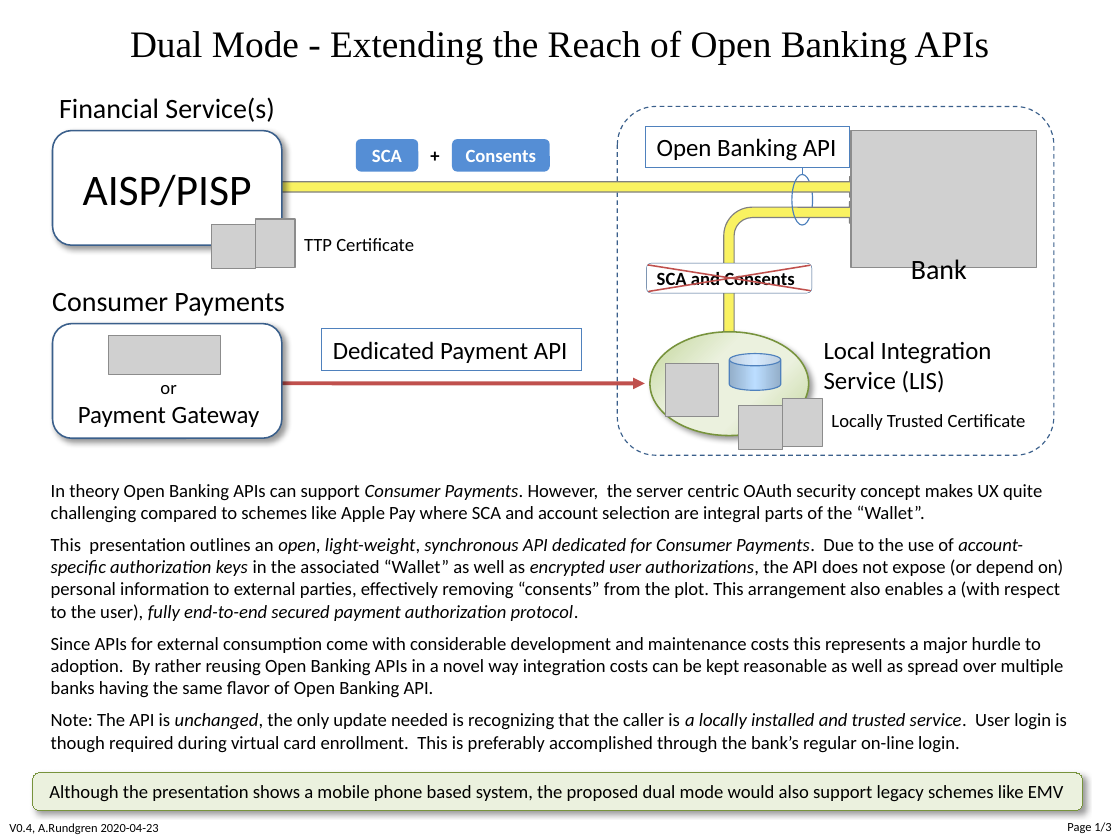
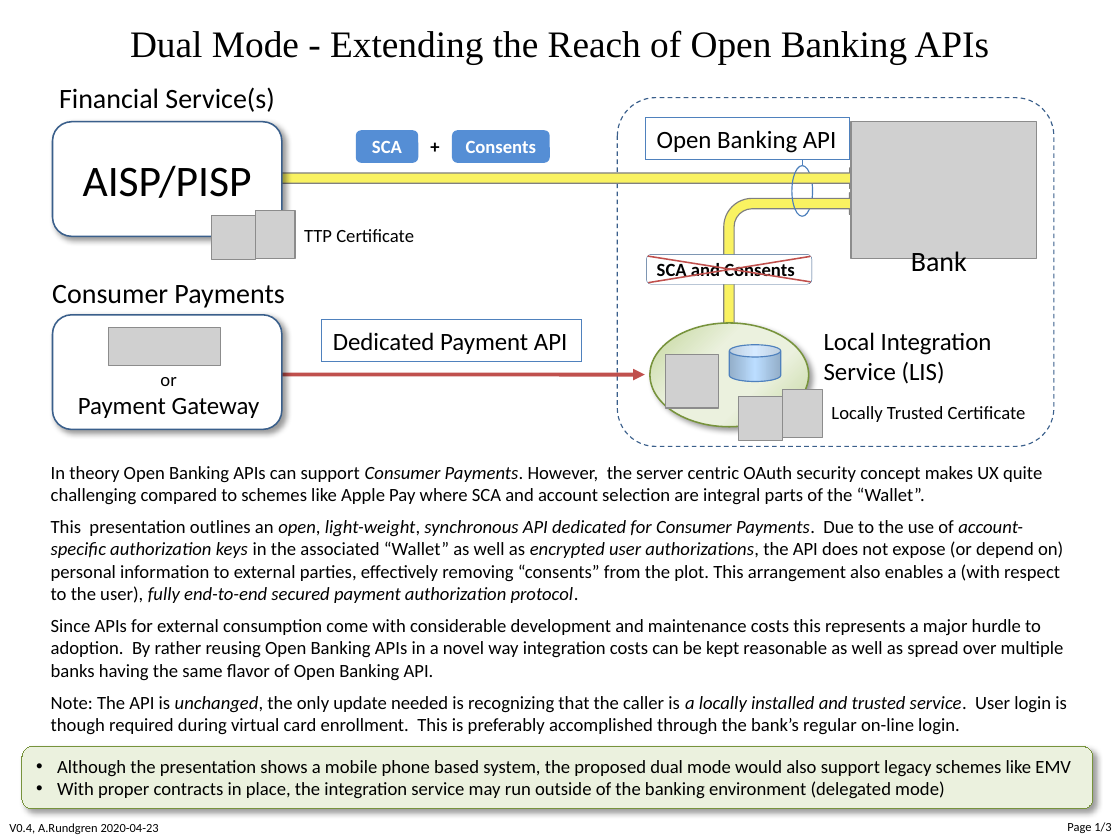
Before and after one commit to cyberphone/doc, a slide deck: slide 1 of payments/dual-mode-openbanking-api.pptx. Drawn at 1120x840 pixels with LibreOffice and Linux fonts; fonts in the diff are those of the drawing; grey boxes stand for pictures. Boxes give left, top, right and bottom in pixels: in the first picture for what was removed or moved away, otherwise in the second. Text is boxed around its words. In the diff, an @@ line names an element or a change of style, - is before the commit and + after.

Commit message:
Added delegated mode

```diff
--- a/payments/dual-mode-openbanking-api.pptx
+++ b/payments/dual-mode-openbanking-api.pptx
@@ 8 texts, 7 pictures, 6 rounded rectangles, 3 rectangles, 3 lines, 2 arc (boxed as its full ellipse)s, 1 ellipse, 1 arrow, 1 right arrow, 1 bent arrow, 1 cylinder: place and size @@
-8 texts, 7 pictures, 6 rounded rectangles, 3 rectangles, 3 lines, 2 arc (boxed as its full ellipse)s, 1 ellipse, 1 arrow, 1 right arrow, 1 bent arrow, 1 cylinder at <box>52,97,1054,455</box>
+8 texts, 7 pictures, 6 rounded rectangles, 3 rectangles, 3 lines, 2 arc (boxed as its full ellipse)s, 1 ellipse, 1 arrow, 1 right arrow, 1 bent arrow, 1 cylinder at <box>52,87,1054,446</box>
@@ text "In theory Open Banking APIs ...": place and size @@
-text "In theory Open Banking APIs ..." at <box>51,484,1067,753</box>
+text "In theory Open Banking APIs ..." at <box>51,466,1067,735</box>
@@ rounded rectangle "Although the presentation shows a ...": place and size @@
-rounded rectangle "Although the presentation shows a ..." at <box>32,773,1082,811</box>
+rounded rectangle "Although the presentation shows a ..." at <box>22,746,1093,809</box>
@@ text in rounded rectangle at <box>57,760,1071,776</box>: alignment centre to left; bullet none to • @@
@@ text in rounded rectangle at <box>57,781,944,798</box>: paragraph added @@
+• With proper contracts in place, the integration service may run outside of the banking environment (delegated mode)
```
Also in this commit, not shown: 1 other file.
